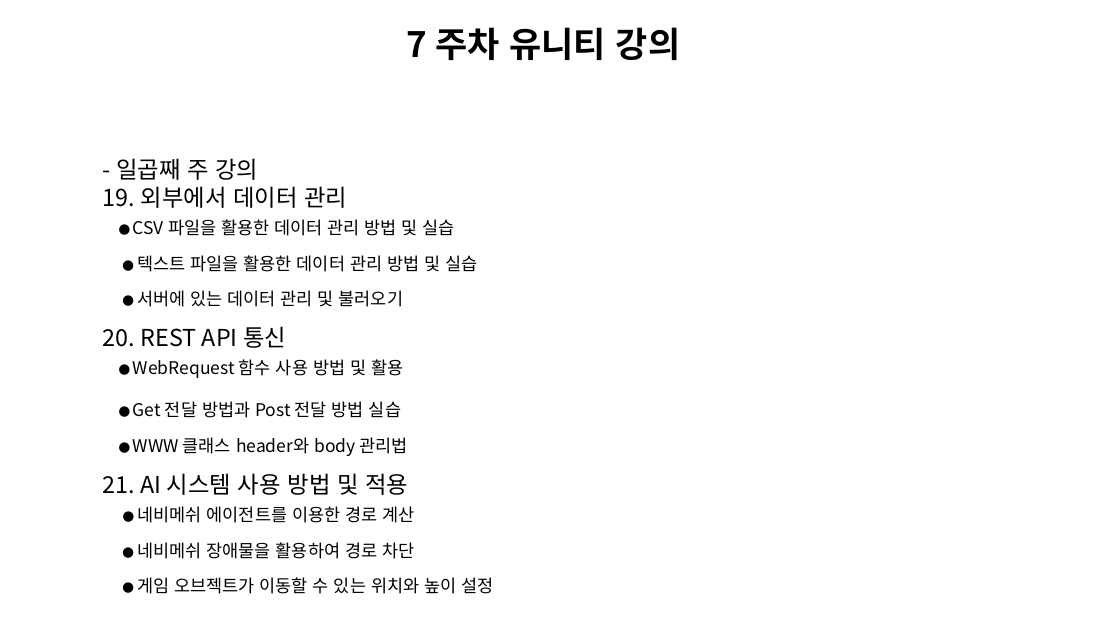
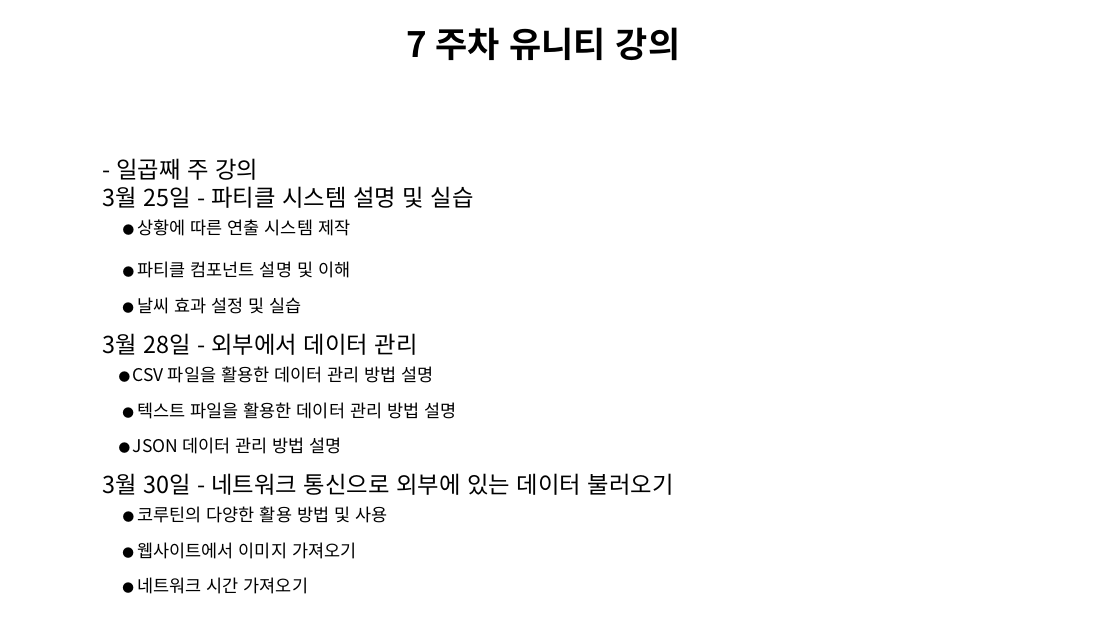
Before and after one commit to Unity2033/3D-UnityEngine, a slide deck: slide 8 of Assets/Curriculum/창신inc유니티 커리큘럼.pptx. Drawn at 1120x630 pixels with LibreOffice and Linux fonts; fonts in the diff are those of the drawing; background and template pictures are left out. Boxes give left, top, right and bottom in pixels: in the first picture for what was removed or moved away, otherwise in the second. Text is boxed around its words. In the diff, an @@ line names an element or a change of style, - is before the commit and + after.

```diff
--- a/Assets/Curriculum/창신inc유니티 커리큘럼.pptx
+++ b/Assets/Curriculum/창신inc유니티 커리큘럼.pptx
@@ text at (103, 186, 674, 594): text changed @@
-19. 외부에서 데이터 관리
-● CSV 파일을 활용한 데이터 관리 방법 및 실습
-● 텍스트 파일을 활용한 데이터 관리 방법 및 실습
-● 서버에 있는 데이터 관리 및 불러오기
-20. REST API 통신
-● WebRequest 함수 사용 방법 및 활용
-● Get 전달 방법과 Post 전달 방법 실습
-● WWW 클래스 header와 body 관리법
-21. AI 시스템 사용 방법 및 적용
-● 네비메쉬 에이전트를 이용한 경로 계산
-● 네비메쉬 장애물을 활용하여 경로 차단
-● 게임 오브젝트가 이동할 수 있는 위치와 높이 설정
+3월 25일 - 파티클 시스템 설명 및 실습
+● 상황에 따른 연출 시스템 제작
+● 파티클 컴포넌트 설명 및 이해
+● 날씨 효과 설정 및 실습
+3월 28일 - 외부에서 데이터 관리
+● CSV 파일을 활용한 데이터 관리 방법 설명
+● 텍스트 파일을 활용한 데이터 관리 방법 설명
+● JSON 데이터 관리 방법 설명
+3월 30일 - 네트워크 통신으로 외부에 있는 데이터 불러오기
+● 코루틴의 다양한 활용 방법 및 사용
+● 웹사이트에서 이미지 가져오기
+● 네트워크 시간 가져오기
```
Also in this commit, not shown: 11 other slides changed, 1 slide added, 56 other files.
